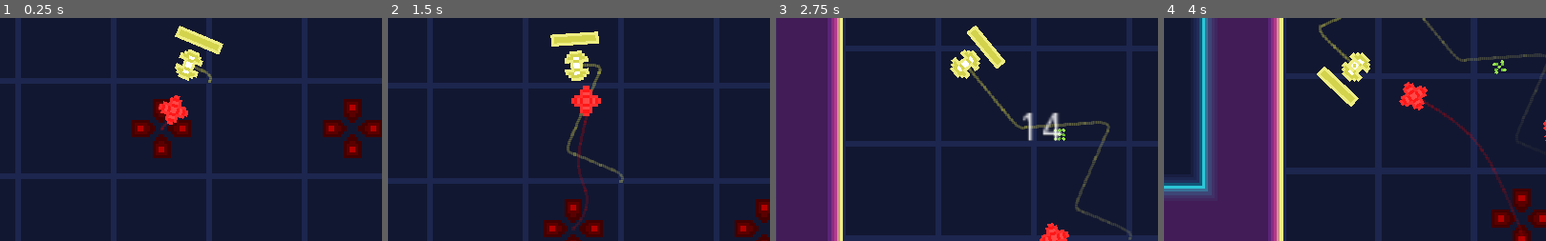
Above: before the commit, frames 1-4 (left to right).
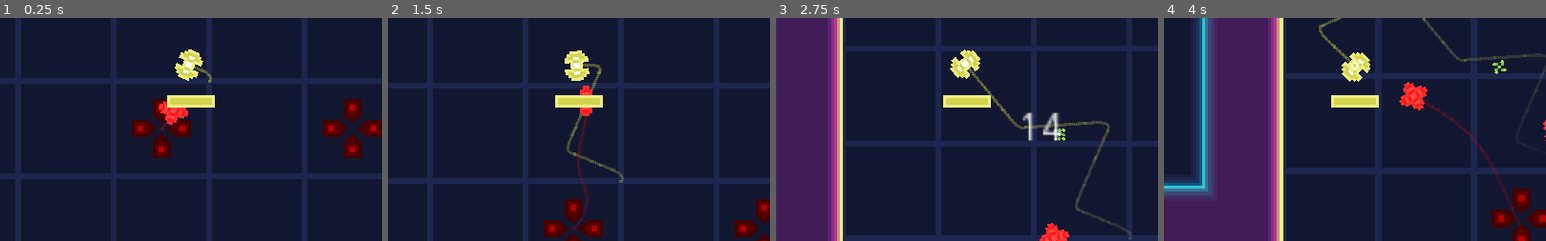
Above: after the commit, the same moments.

Repository: kosinaz/loop-breakerz
Game: Godot game, scene res://map.tscn
Two runs of this game, one before a commit and one after it. Both use one fixed random seed, a clock stepped at 60 frames per second and the inputs below.
Inputs (mouse positions are % of the whole screen's width and height, from its top left):
- Up to frame 1 (0.25 s): no input
- Up to frame 2 (1.5 s): tap Enter at 0.5 s; move the mouse to (72, 45) at 0.52 s; tap 0 at 0.6, 1.35 s; move the mouse to (30, 55) at 1.27 s
- Up to frame 3 (2.75 s): move the mouse to (60, 28) at 2.02 s; tap 0 at 2.1 s
- Up to frame 4 (4 s): move the mouse to (45, 70) at 2.77 s; tap 0 at 2.85, 3.6 s; move the mouse to (80, 65) at 3.52 s
The pictures show only the part of the screen within x 46-96%, y 39-89%; the shares and areas given below are measured in that part.

The runs differ from the first frame. In frame 1, 1.4% of the frame differs, in the area x 43-59%, y 3-41%; in frame 2, 1.4%, in the area x 42-57%, y 5-41%; in frame 3, 1.4%; in frame 4, 1.1%.
Error in both runs: Invalid get index 'text' (on base: 'Nil'). (res://breaker-panel.gd:70)

Commit message:
add health bar

Diff:
--- a/Loop Breakerz/looper.gd
+++ b/Loop Breakerz/looper.gd
@@ -12,7 +12,9 @@
 
 # Shooting control
 var can_shoot = true
-export(PackedScene) var projectile_scene
+var projectile_scene = preload("res://projectile_looper.tscn")
+
+onready var health_bar = $"%HealthBar"
 
 func _process(_delta):
 	# Get the mouse position
--- a/Loop Breakerz/looper.tscn
+++ b/Loop Breakerz/looper.tscn
@@ -1,8 +1,7 @@
-[gd_scene load_steps=8 format=2]
+[gd_scene load_steps=7 format=2]
 
 [ext_resource path="res://assets/looper.png" type="Texture" id=1]
 [ext_resource path="res://looper.gd" type="Script" id=2]
-[ext_resource path="res://projectile_looper.tscn" type="PackedScene" id=3]
 [ext_resource path="res://assets/health-bar.png" type="Texture" id=4]
 [ext_resource path="res://assets/health-bar-under.png" type="Texture" id=5]
 
@@ -16,7 +15,6 @@
 collision_layer = 2
 collision_mask = 4
 script = ExtResource( 2 )
-projectile_scene = ExtResource( 3 )
 
 [node name="CollisionShape2D" type="CollisionShape2D" parent="."]
 shape = SubResource( 1 )
@@ -37,11 +35,19 @@
 wait_time = 2.0
 autostart = true
 
-[node name="TextureProgress" type="TextureProgress" parent="."]
-margin_left = -8.0
-margin_top = 7.0
-margin_right = 8.0
-margin_bottom = 11.0
+[node name="CanvasLayer" type="CanvasLayer" parent="."]
+
+[node name="HealthBar" type="TextureProgress" parent="CanvasLayer"]
+unique_name_in_owner = true
+anchor_left = 0.5
+anchor_top = 0.5
+anchor_right = 0.5
+anchor_bottom = 0.5
+margin_left = 180.0
+margin_top = 40.0
+margin_right = 196.0
+margin_bottom = 44.0
+rect_scale = Vector2( 4, 4 )
 texture_under = ExtResource( 5 )
 texture_progress = ExtResource( 4 )
 
